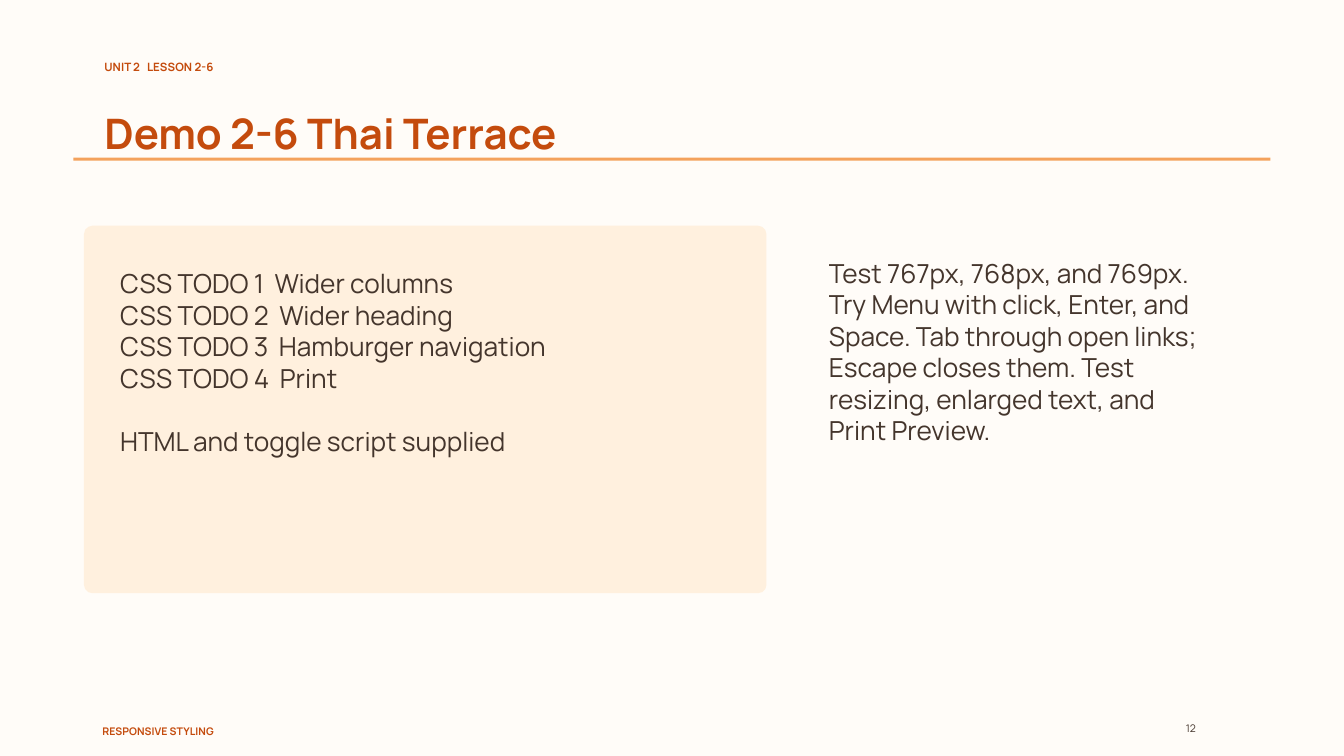
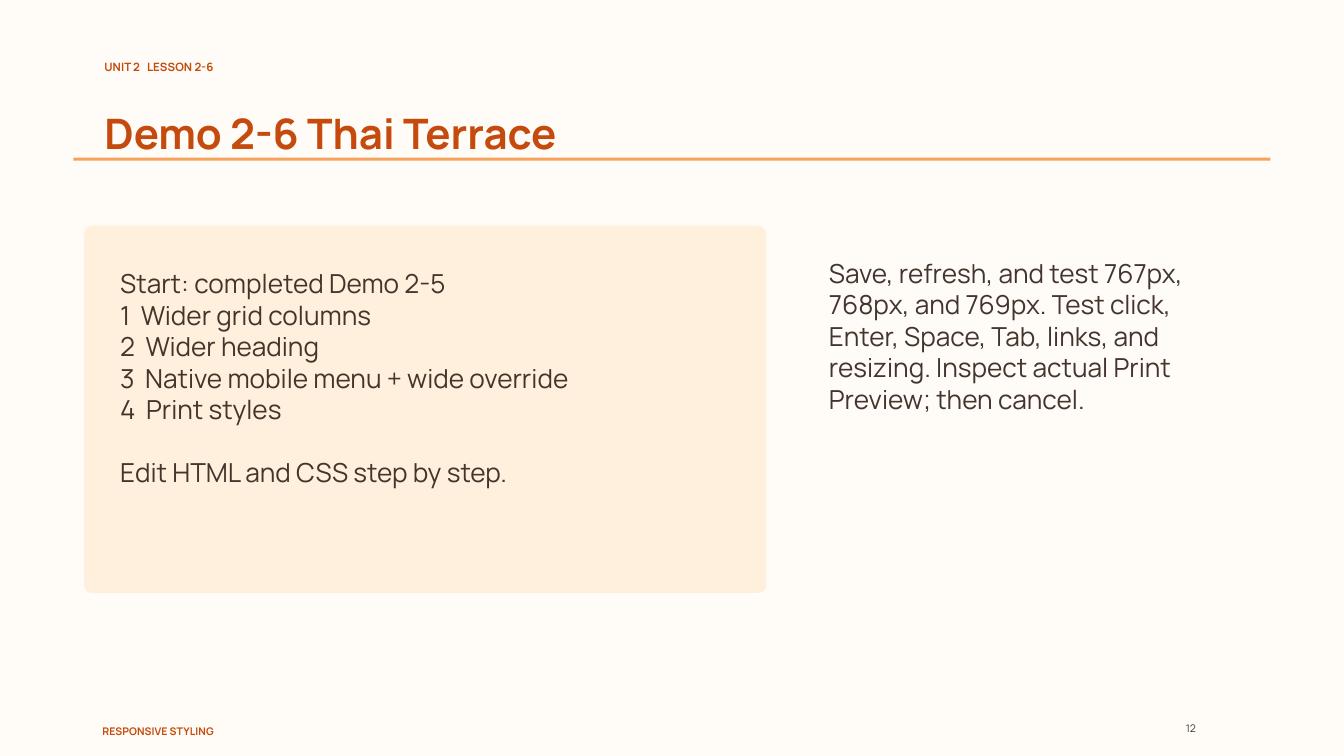
Before and after one commit to nakarapunchai/cis181-course-template, a slide deck: slide 12 of demo/Demo 2-6/Lesson 2-6 Responsive Styling.pptx. Drawn at 1344x756 pixels with LibreOffice and Linux fonts; fonts in the diff are those of the drawing. Boxes give left, top, right and bottom in pixels: in the first picture for what was removed or moved away, otherwise in the second. Text is boxed around its words. In the diff, an @@ line names an element or a change of style, - is before the commit and + after.

Commit message:
Rebuild Demo 2-6 from completed 2-5 with native HTML navigation

```diff
--- a/demo/Demo 2-6/Lesson 2-6 Responsive Styling.pptx
+++ b/demo/Demo 2-6/Lesson 2-6 Responsive Styling.pptx
@@ text at (829, 263, 1183, 412): text changed @@
-Test 767px, 768px, and 769px. Try Menu with click, Enter, and Space. Tab through open links; Escape closes them. Test resizing, enlarged text, and Print Preview.
+Save, refresh, and test 767px, 768px, and 769px. Test click, Enter, Space, Tab, links, and resizing. Inspect actual Print Preview; then cancel.
@@ text at (120, 273, 568, 489): text changed @@
-CSS TODO 1 Wider columns
-CSS TODO 2 Wider heading
-CSS TODO 3 Hamburger navigation
-CSS TODO 4 Print
-HTML and toggle script supplied
+Start: completed Demo 2-5
+1 Wider grid columns
+2 Wider heading
+3 Native mobile menu + wide override
+4 Print styles
+Edit HTML and CSS step by step.
```
Also in this commit, not shown: 7 other slides changed, 19 other files.
